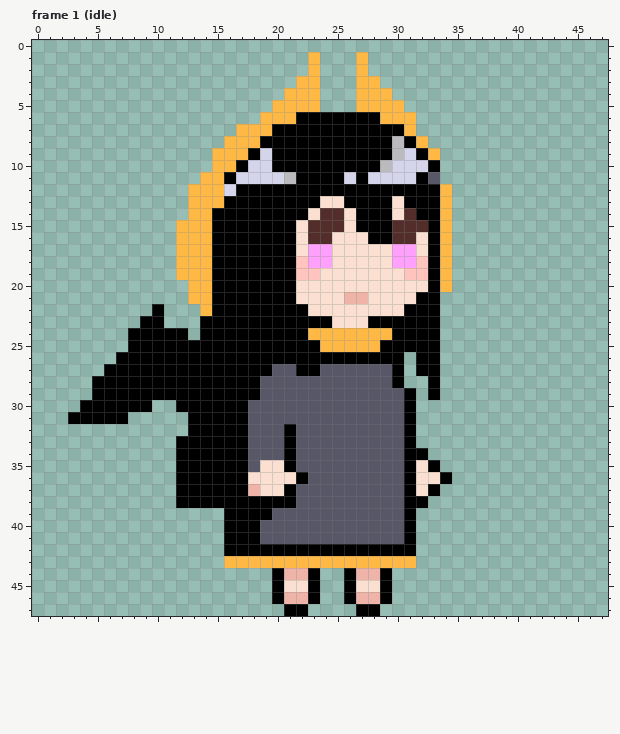
Pixel-art file -- saraqael/assets/ases/saraqael.ase. Above is the file before it was changed.
48x48 pixels, 53 frames. Shown: frame 1 (idle). The commit also changed other frames, which this record leaves out.
The result:
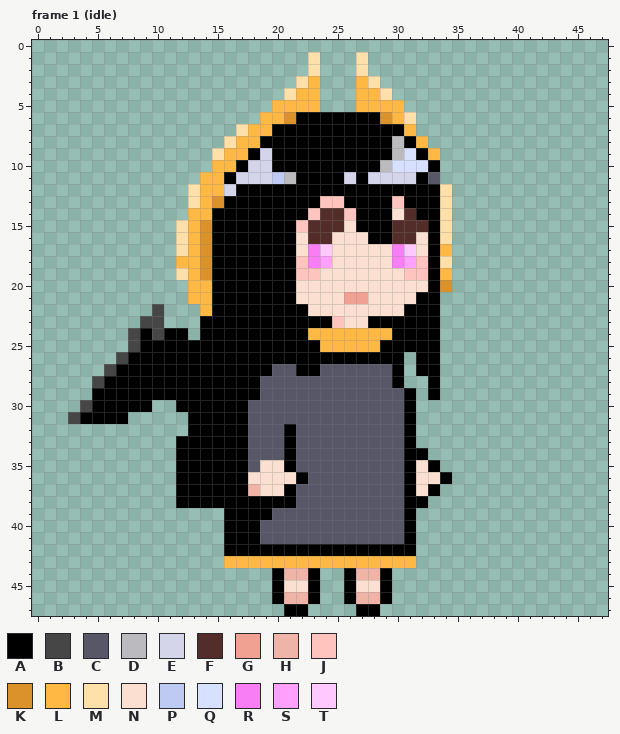
Palette (. is transparent): A #000000  B #464646  C #575768  D #bbbabe  E #d4d4ea  F #522d29  G #f0a192  H #efb3a7  J #ffc4bd  K #db922b  L #ffb844  M #ffdfaa  N #fbe0d1  P #becaf2  Q #d7e0ff  R #f77ef5  S #ffa0fd  T #ffc8fe
Edits made:
layer "圖層 1" now shown
--- frame 1 (idle), layer "圖層 1"
@@ x 0..47 @@
  0 ................................................
- 1 .......................L...L....................
- 2 .......................L...L....................
- 3 ......................LL...LL...................
- 4 .....................LLL...LLL..................
+ 1 .......................M...M....................
+ 2 .......................M...M....................
+ 3 ......................ML...LM...................
+ 4 .....................MLL...LLM..................
  5 ....................LLLL...LLLL.................
- 6 ...................LLLAAAAAAALLL................
- 7 .................LLLAAAAAAAAAAAL................
- 8 ................LLLAAAAAAAAAAADAL...............
- 9 ...............LLLAEAAAAAAAAAADEAL..............
-10 ...............LLAEEAAAAAAAAADEEEA..............
-11 ..............LLAEEEEDAAAAEAEEEEAC..............
-12 .............LLLEAAAAAAAAAAAAAAAAAL.............
-13 .............LLLAAAAAAAANNAAAANAAAL.............
-14 .............LLAAAAAAAANFFNAAANFAAL.............
-15 ............LLLAAAAAAANFFFNAAAFFFAL.............
-16 ............LLLAAAAAAANFFNNNAAFFNAL.............
-17 ............LLLAAAAAAANSSNNNNNSSNAL.............
-18 ............LLLAAAAAAAJSSNNNNNSSJAL.............
-19 ............LLLAAAAAAAJJNNNNNNNJJAL.............
-20 .............LLAAAAAAANNNNNNNNNNNAL.............
-21 .............LLAAAAAAANNNNHHNNNNAA..............
-22 ..........A...LAAAAAAAANNNNNNNNAAA..............
-23 .........AA...AAAAAAAAAAANNNAAAAAA..............
-24 ........AAAAA.AAAAAAAAALLLLLLLAAAA..............
-25 ........AAAAAAAAAAAAAAAALLLLLAAAAA..............
-26 .......AAAAAAAAAAAAAAAAAAAAAAAA.AA..............
-27 ......AAAAAAAAAAAAAACCAACCCCCCA.AA..............
-28 .....AAAAAAAAAAAAAACCCCCCCCCCCA..A..............
+ 6 ...................LLKAAAAAAAKLM................
+ 7 .................MLLAAAAAAAAAAAL................
+ 8 ................MLLAAAAAAAAAAADAL...............
+ 9 ...............MLLAEAAAAAAAAAADQAL..............
+10 ...............LLAEEAAAAAAAAADQQQA..............
+11 ..............LLAEEEPDAAAAEAEEEEAC..............
+12 .............MLLEAAAAAAAAAAAAAAAAAM.............
+13 .............MLKAAAAAAAAJJAAAAJAAAM.............
+14 .............LLAAAAAAAAJFFJAAANFAAM.............
+15 ............MLKAAAAAAAJFFFNAAAFFFAM.............
+16 ............MLKAAAAAAANFFNNNAAFFNAM.............
+17 ............MLKAAAAAAANRTNNNNNRTNAL.............
+18 ............LLKAAAAAAAJRSNNNNNRSJAM.............
+19 ............MLKAAAAAAAJJNNNNNNNJJAL.............
+20 .............LLAAAAAAANNNNNNNNNNNAK.............
+21 .............LLAAAAAAANNNNGGNNNNAA..............
+22 ..........B...LAAAAAAAANNNNNNNNAAA..............
+23 .........BB...AAAAAAAAAAAJNNAAAAAA..............
+24 ........BABAA.AAAAAAAAALLLLLLLAAAA..............
+25 ........BAAAAAAAAAAAAAAALLLLLAAAAA..............
+26 .......BAAAAAAAAAAAAAAAAAAAAAAA.AA..............
+27 ......BAAAAAAAAAAAAACCAACCCCCCA.AA..............
+28 .....BAAAAAAAAAAAAACCCCCCCCCCCA..A..............
 29 .....AAAAAAAAAAAAAACCCCCCCCCCCCA.A..............
-30 ....AAAAAA..AAAAAACCCCCCCCCCCCCA................
-31 ...AAAAA.....AAAAACCCCCCCCCCCCCA................
+30 ....BAAAAA..AAAAAACCCCCCCCCCCCCA................
+31 ...BAAAA.....AAAAACCCCCCCCCCCCCA................
 32 .............AAAAACCCACCCCCCCCCA................
Where, in picture pixels (left, top, right, bottom), the same in both pictures:
changed: (68, 52, 452, 424)
